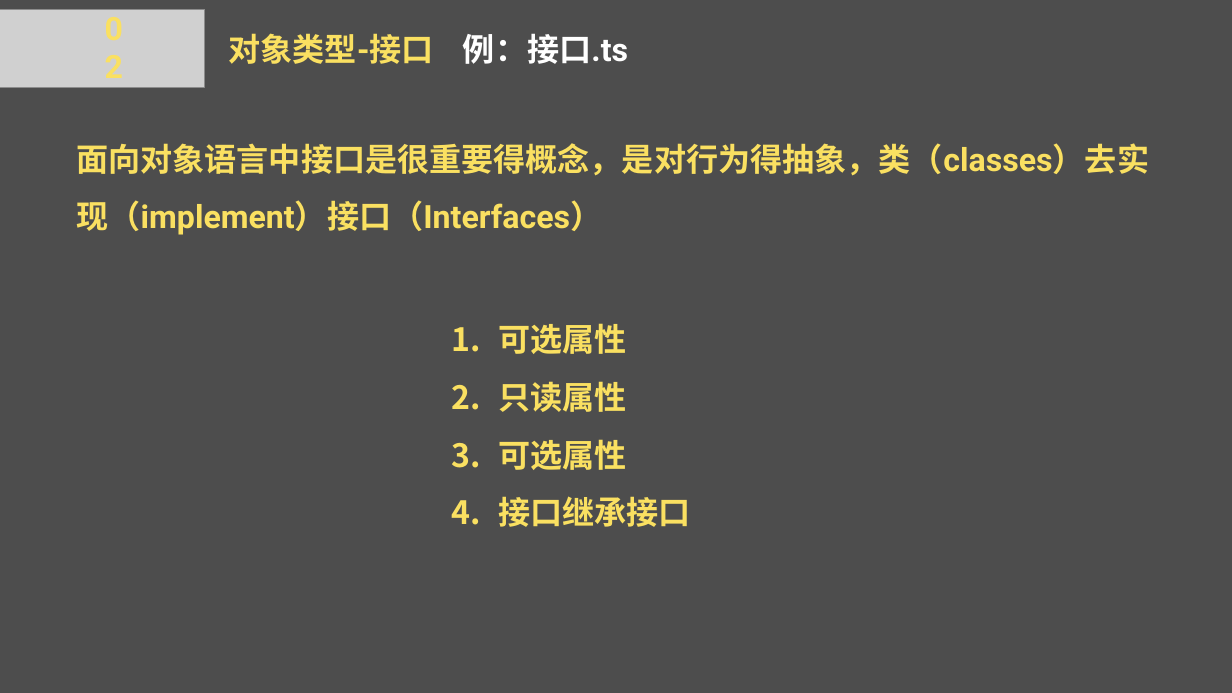
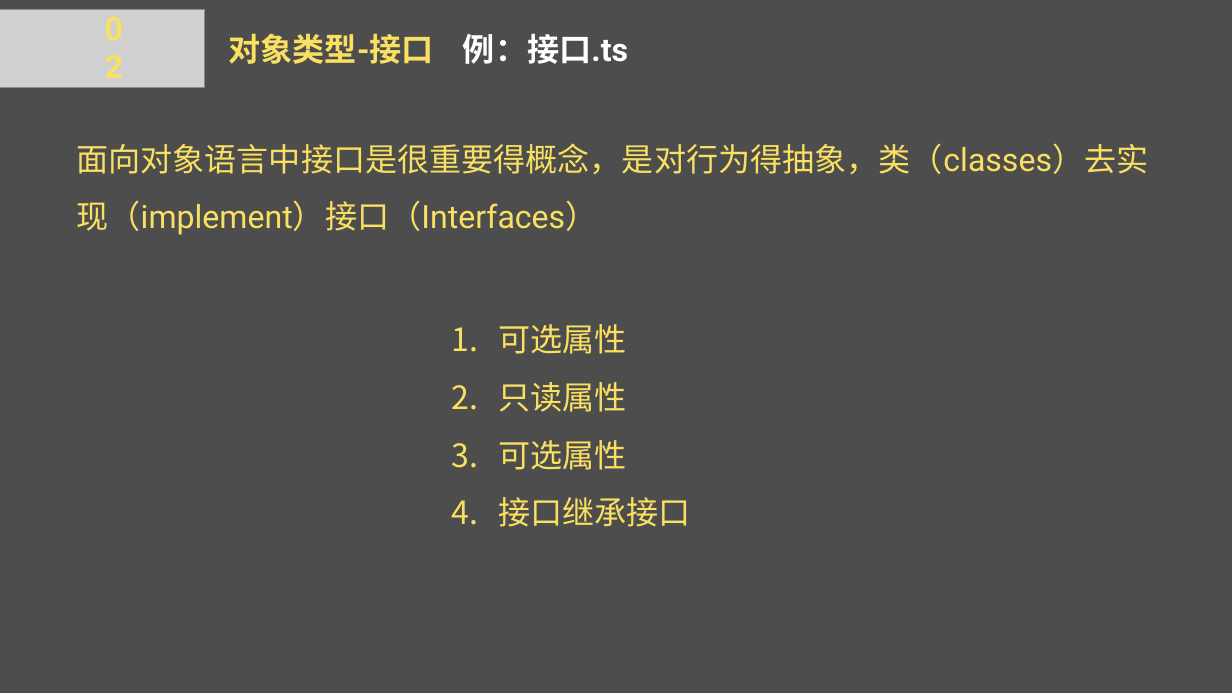
Before and after one commit to swing-hh/typescript-study, a slide deck: slide 7 of share/走进 TypeScript 让你把前端代码写的更爽！.pptx. Drawn at 1232x693 pixels with LibreOffice and Linux fonts; fonts in the diff are those of the drawing; grey boxes stand for pictures; background and template pictures are left out. Boxes give left, top, right and bottom in pixels: in the first picture for what was removed or moved away, otherwise in the second. Text is boxed around its words. In the diff, an @@ line names an element or a change of style, - is before the commit and + after.

```diff
--- a/share/走进 TypeScript 让你把前端代码写的更爽！.pptx
+++ b/share/走进 TypeScript 让你把前端代码写的更爽！.pptx
@@ text "面向对象语言中接口是很重要得概念，是对行为得抽象，类（classes）去实现（implement）接口（Interfac ..." at (76,143,1148,235): bold off @@
@@ text "可选属性" at (498,324,691,527): bold off @@
```
Also in this commit, not shown: 15 other slides changed.
